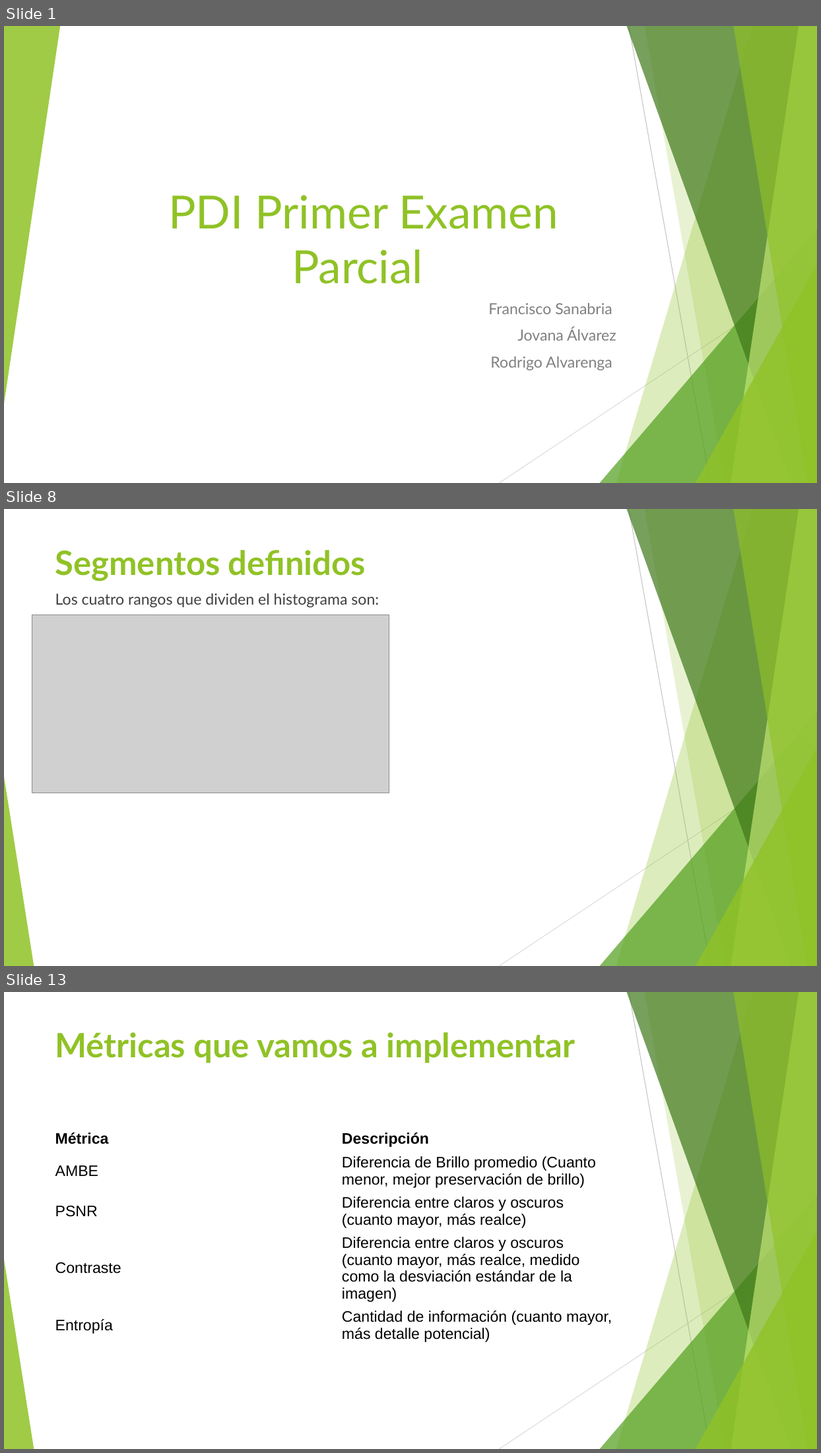
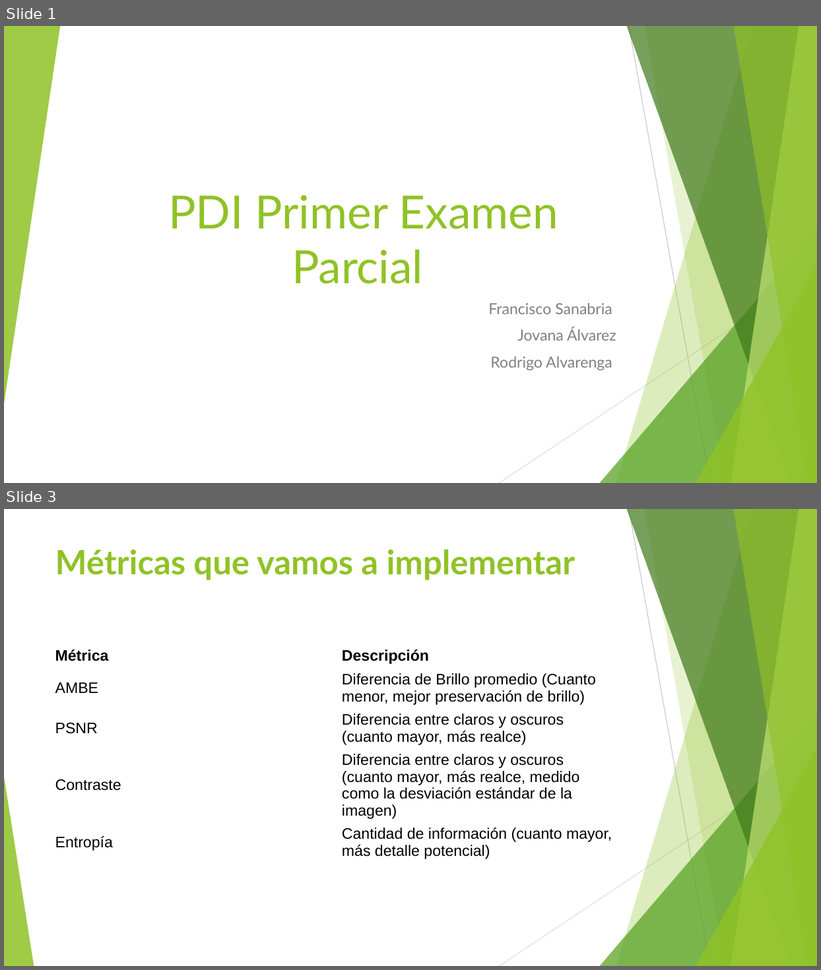
Before and after one commit to Gaussdrigo/pdi2025, a slide deck: Presentacion.pptx. Shown one above the other, each under a label of ours: slides 1, 8 and 13 before the commit, slides 1 and 3 after it; the slides between them are not shown. The pictures are 821x1453 and 821x970 pixels, drawn with LibreOffice and Linux fonts; fonts in the diff are those of the drawing; grey boxes stand for pictures. Boxes give left, top, right and bottom in pixels: in the first picture for what was removed or moved away, otherwise in the second. Text is boxed around its words. In the diff, an @@ line names an element or a change of style, - is before the commit and + after.

```diff
--- a/Presentacion.pptx
+++ b/Presentacion.pptx
@@ slide 8 removed at box(4, 509, 817, 966), background #FFFFFF; not listed: 10 template elements that a slide beside it also shows @@
@@ title removed at box(55, 550, 366, 581) @@
-Segmentos definidos
@@ text removed at box(55, 593, 379, 607) @@
-Los cuatro rangos que dividen el histograma son:
@@ picture removed at box(32, 615, 389, 794) @@
@@ what was slide 13 is now slide 3 @@
```
Also in this commit, not shown: 3 slides changed, 6 slides added, 7 other slides removed.
